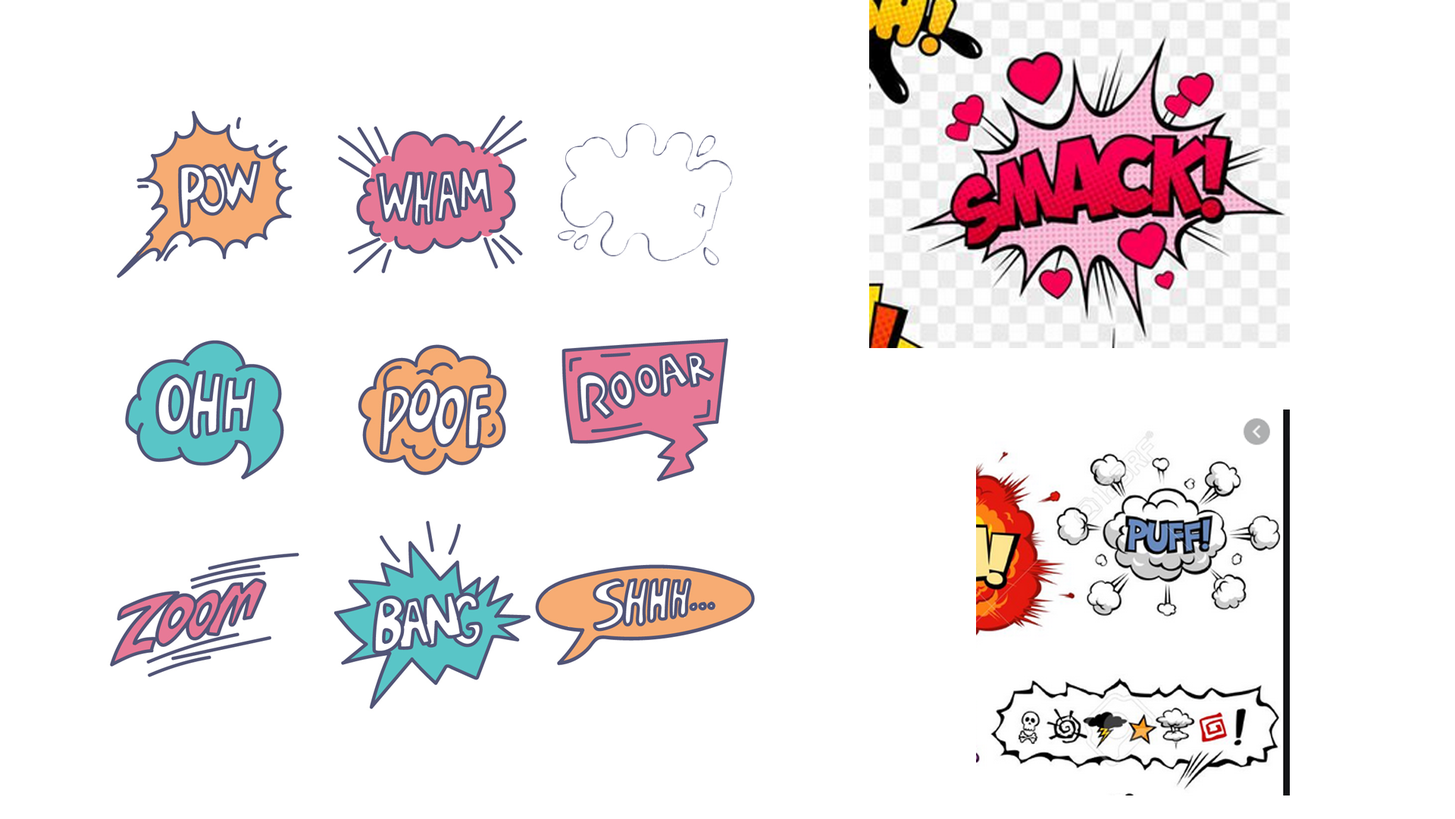
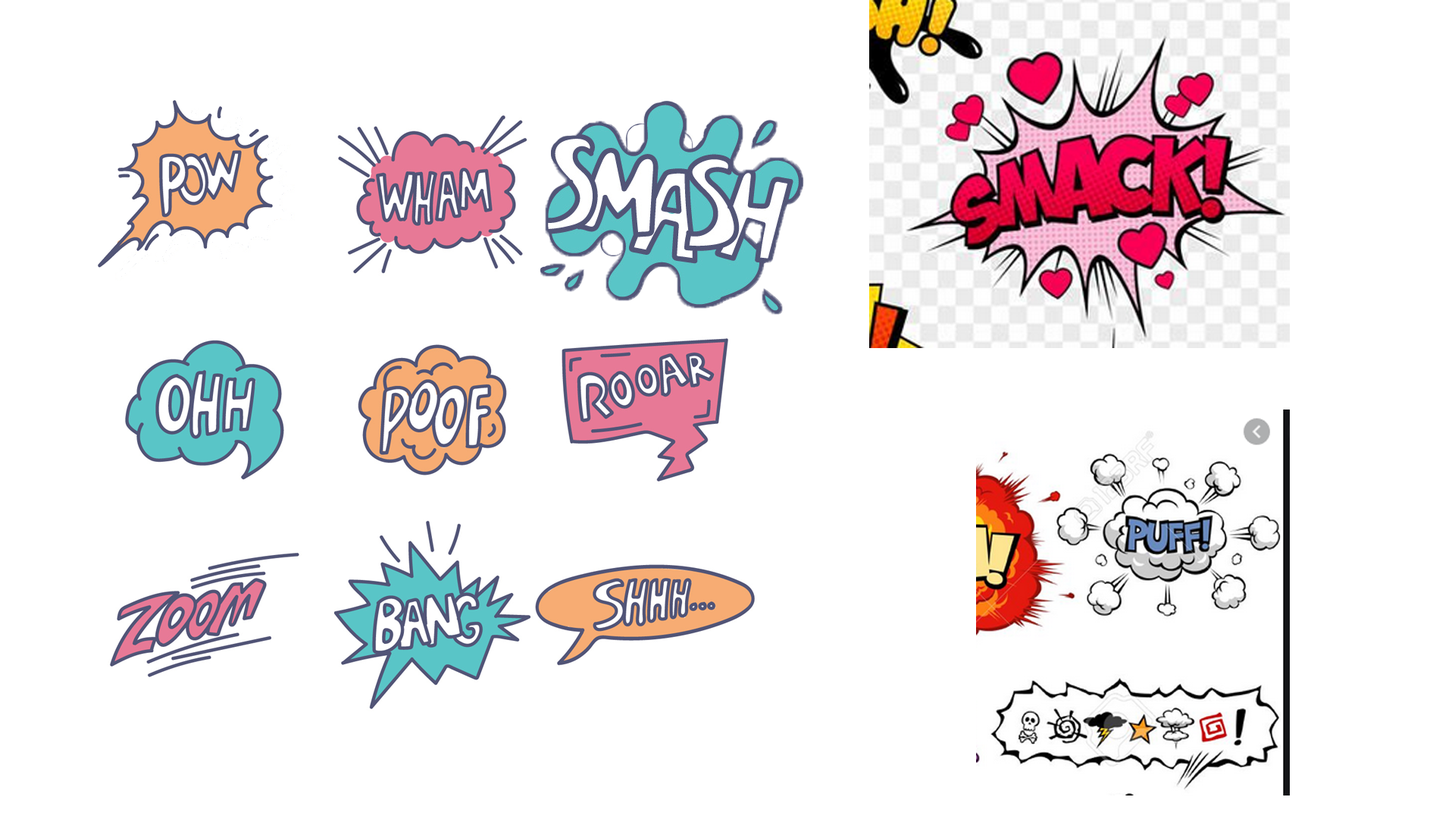
The second 1455×819 image is a revision of the first. Changes to its layers:
added layer "Layer 4" above "Layer 2" over 539, 100, 805, 315
added layer "Layer 5" above "Layer 1" over 97, 100, 274, 268
painted on "Layer 1" over 116, 110, 293, 279
